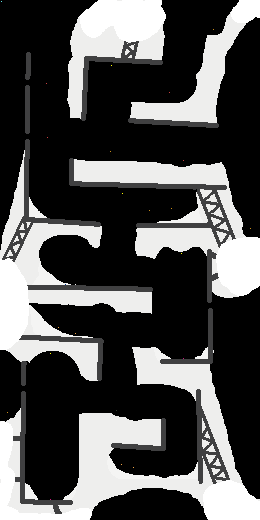
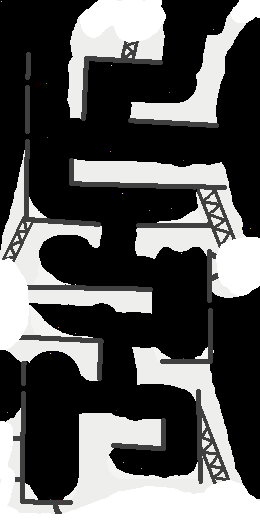
Comparing the layer stacks of the two 260x520 images. Changes:
hid "verticalobservatory2.png" over box(78, 462, 208, 520)
added layer "alt" over box(78, 462, 208, 520)
